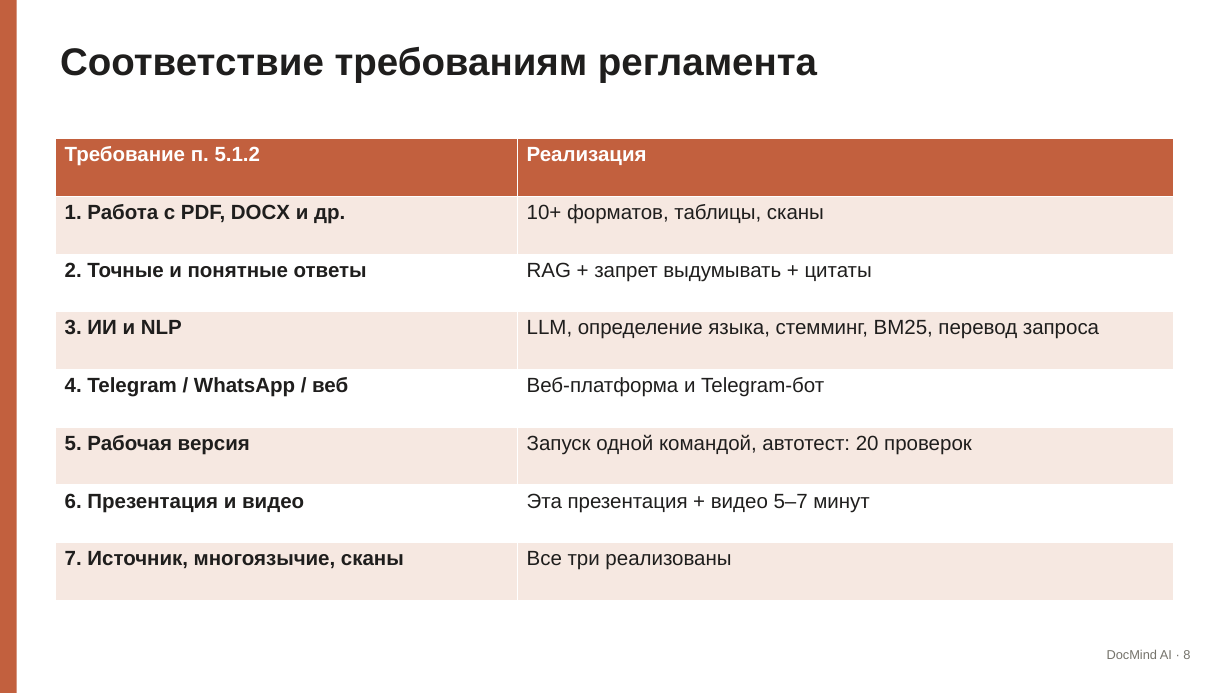
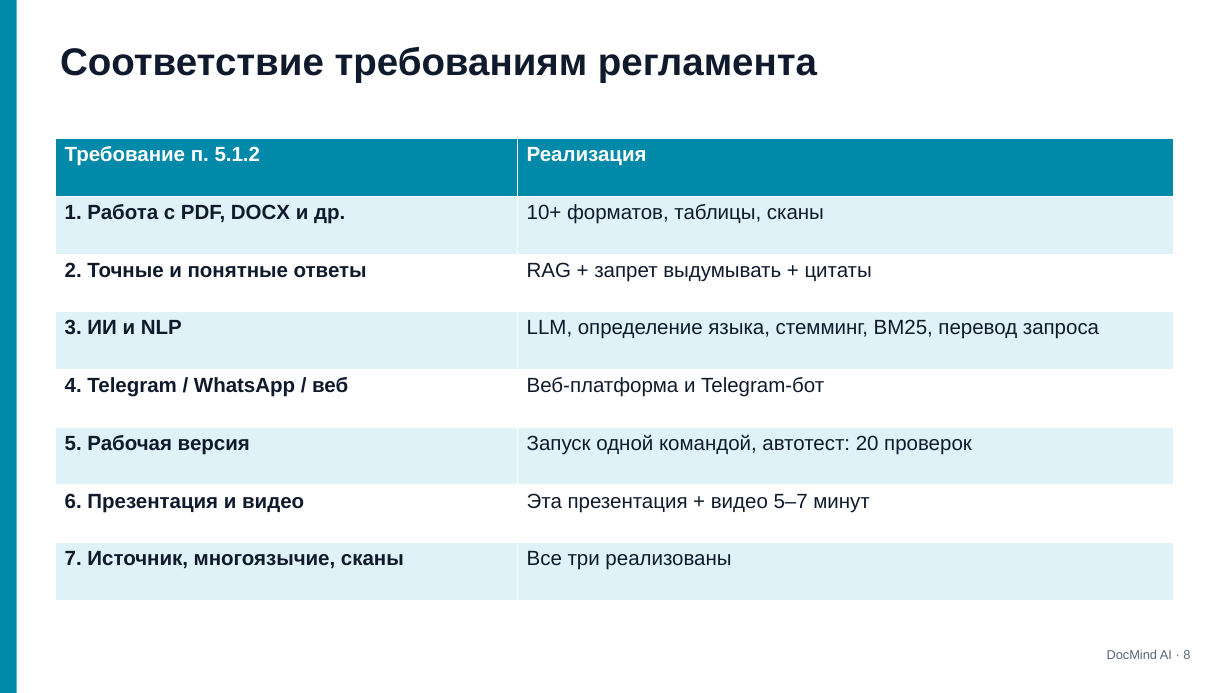
Before and after one commit to adiletpn/ChatBotAI, a slide deck: slide 8 of docs/DocMind_AI_Presentation.pptx. Drawn at 1232x693 pixels with LibreOffice and Linux fonts; fonts in the diff are those of the drawing. Boxes give left, top, right and bottom in pixels: in the first picture for what was removed or moved away, otherwise in the second. Text is boxed around its words. In the diff, an @@ line names an element or a change of style, - is before the commit and + after.

```diff
--- a/docs/DocMind_AI_Presentation.pptx
+++ b/docs/DocMind_AI_Presentation.pptx
@@ rectangle at bbox=[0, 0, 17, 693]: fill #C2603E to #0089A8 @@
@@ text "Соответствие требованиям регламента" at bbox=[60, 47, 817, 83]: text colour #1F1E1D to #0F1B2D @@
@@ table at bbox=[55, 139, 1174, 601] @@
@@ fill #C2603E to #0089A8 in row 1 @@
@@ fill #F6E8E1 to #DFF2F7 in 8 cells @@
@@ text colour #1F1E1D to #0F1B2D @@
@@ text "DocMind AI · 8" at bbox=[1107, 649, 1190, 659]: text colour #75736B to #56667B @@
```
Also in this commit, not shown: 12 other slides changed.
